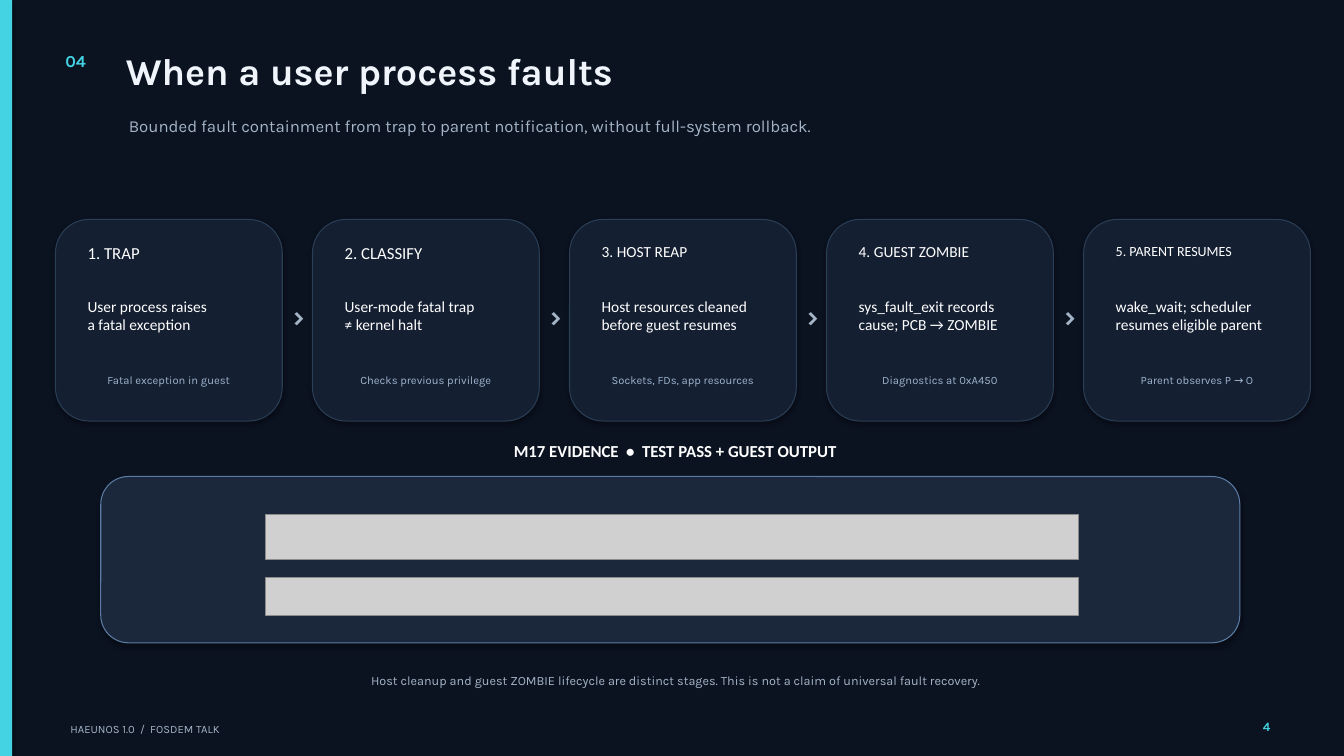
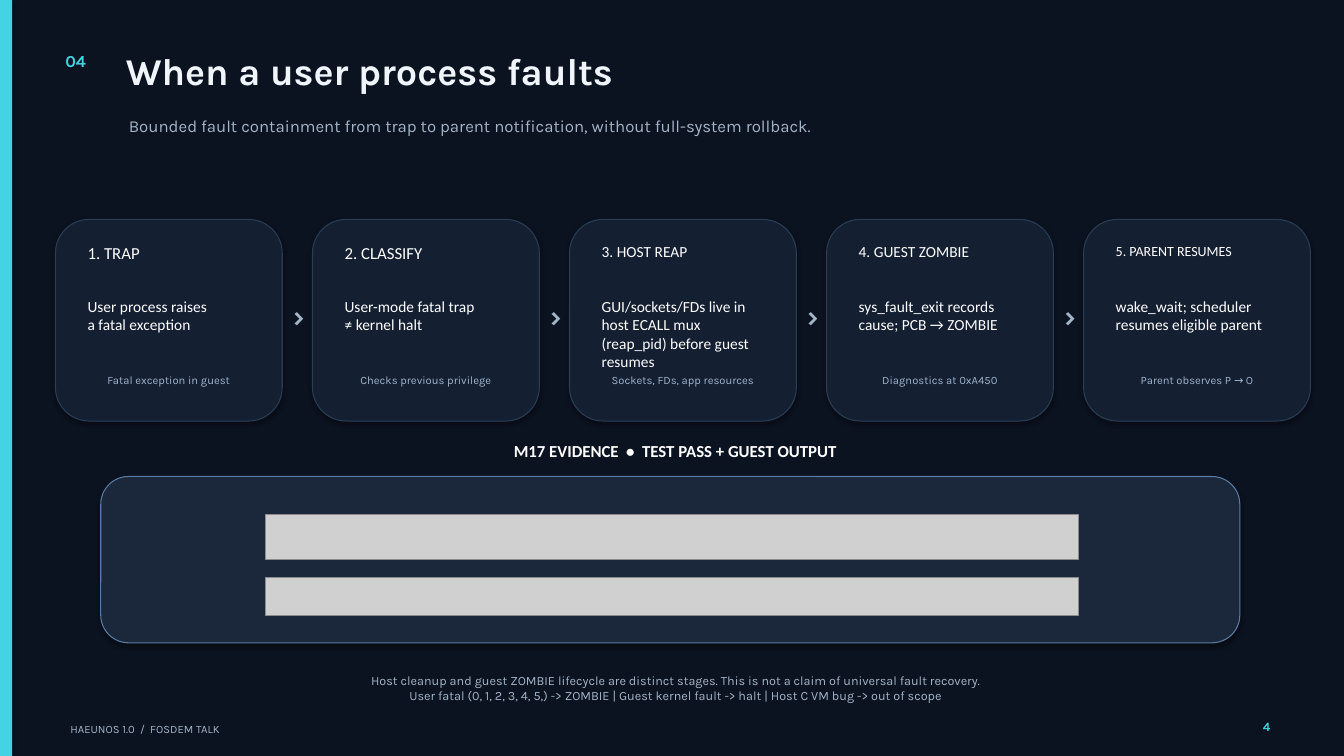
Before and after one commit to HaeunJang271/HaeunOS, a slide deck: slide 4 of research/presentation/fosdem-2027/HaeunOS_FOSDEM_5min_Talk_Revised.pptx. Drawn at 1344x756 pixels with LibreOffice and Linux fonts; fonts in the diff are those of the drawing; grey boxes stand for pictures. Boxes give left, top, right and bottom in pixels: in the first picture for what was removed or moved away, otherwise in the second. Text is boxed around its words. In the diff, an @@ line names an element or a change of style, - is before the commit and + after.

```diff
--- a/research/presentation/fosdem-2027/HaeunOS_FOSDEM_5min_Talk_Revised.pptx
+++ b/research/presentation/fosdem-2027/HaeunOS_FOSDEM_5min_Talk_Revised.pptx
@@ text at [602, 301, 749, 367]: text changed @@
-Host resources cleaned
-before guest resumes
+GUI/sockets/FDs live in host ECALL mux (reap_pid) before guest resumes
@@ text at [371, 676, 980, 703]: text changed @@
-Host cleanup and guest ZOMBIE lifecycle are distinct stages. This is not a claim of universal fault recovery.
+Host cleanup and guest ZOMBIE lifecycle are distinct stages. This is not a claim of universal fault recovery.
+User fatal (0, 1, 2, 3, 4, 5,) -> ZOMBIE | Guest kernel fault -> halt | Host C VM bug -> out of scope
```
Also in this commit, not shown: 3 other slides changed, 7 other files.
